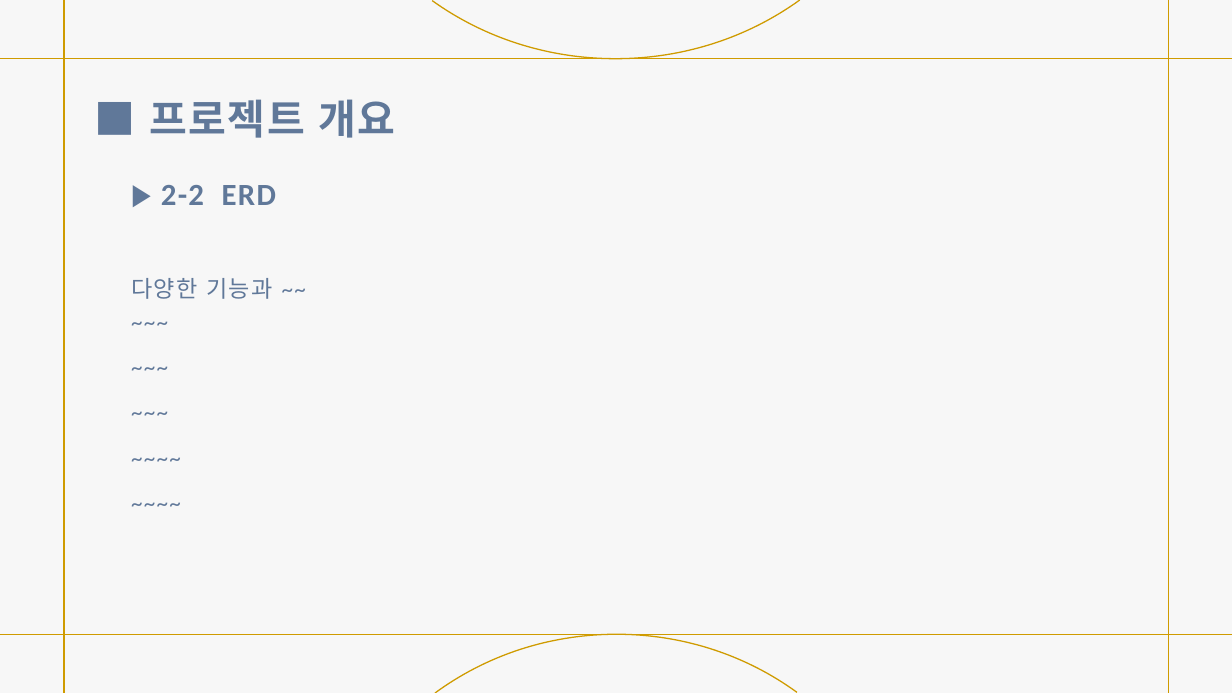
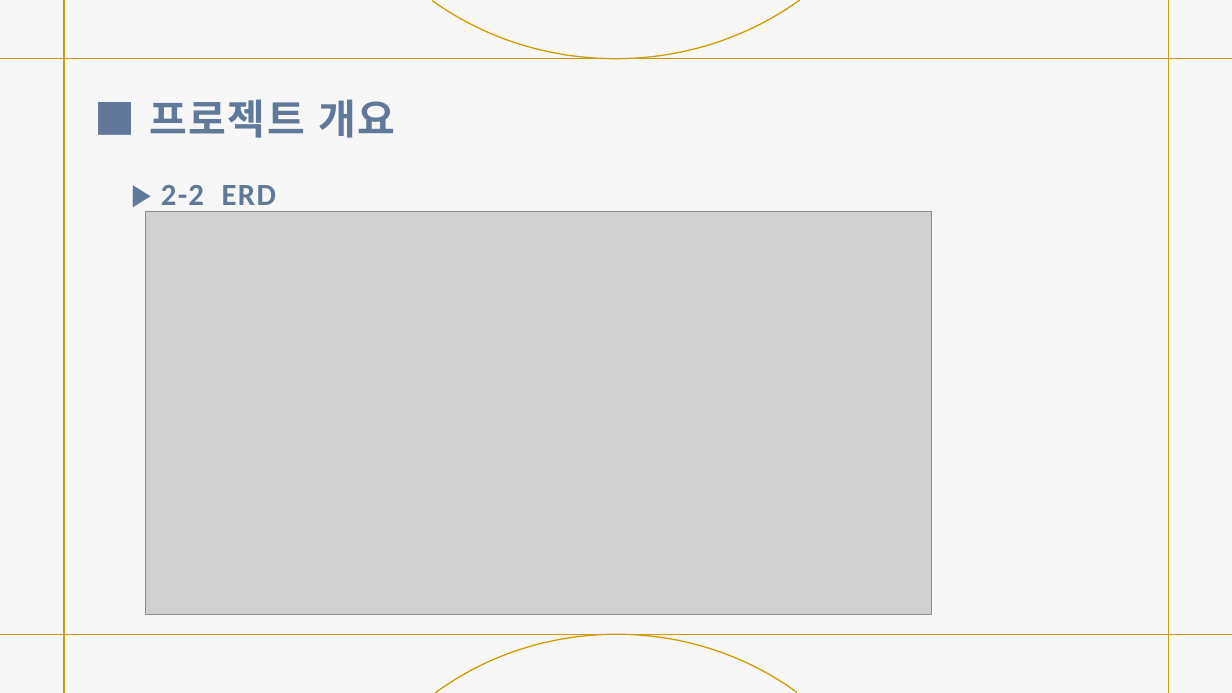
Before and after one commit to JJacking/projectUpdate, a slide deck: slide 6 of 경매 사이트 제작.pptx. Drawn at 1232x693 pixels with LibreOffice and Linux fonts; fonts in the diff are those of the drawing; grey boxes stand for pictures. Boxes give left, top, right and bottom in pixels: in the first picture for what was removed or moved away, otherwise in the second. Text is boxed around its words. In the diff, an @@ line names an element or a change of style, - is before the commit and + after.

```diff
--- a/경매 사이트 제작.pptx
+++ b/경매 사이트 제작.pptx
@@ picture added at bbox=[145, 211, 931, 614] @@
@@ text at bbox=[131, 278, 272, 299]: paragraphs removed @@
-다양한 기능과 ~~
-~~~
-~~~
-~~~
-~~~~
-~~~~
```
Also in this commit, not shown: 9 other slides changed, 7 slides added.
